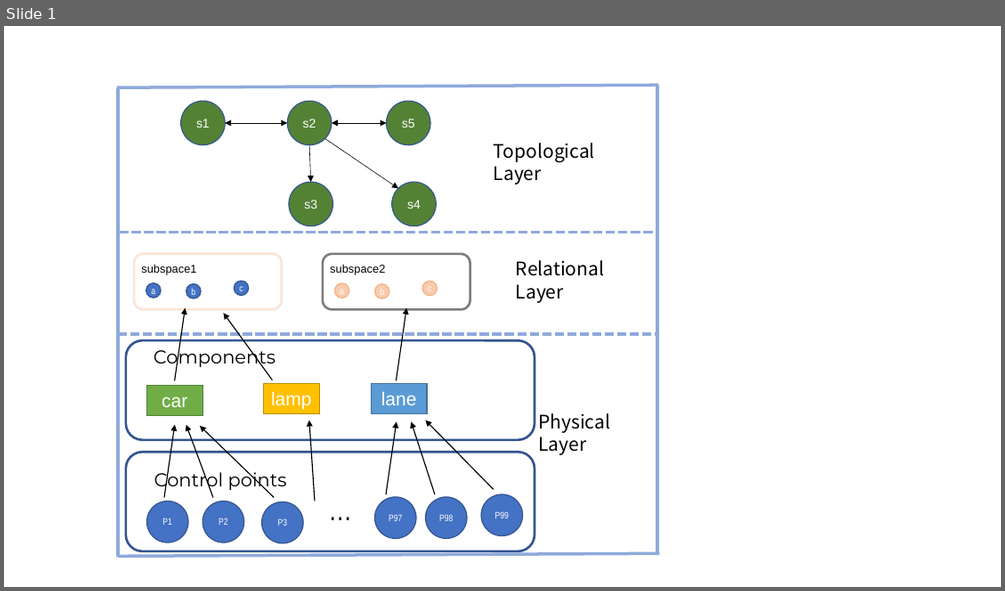
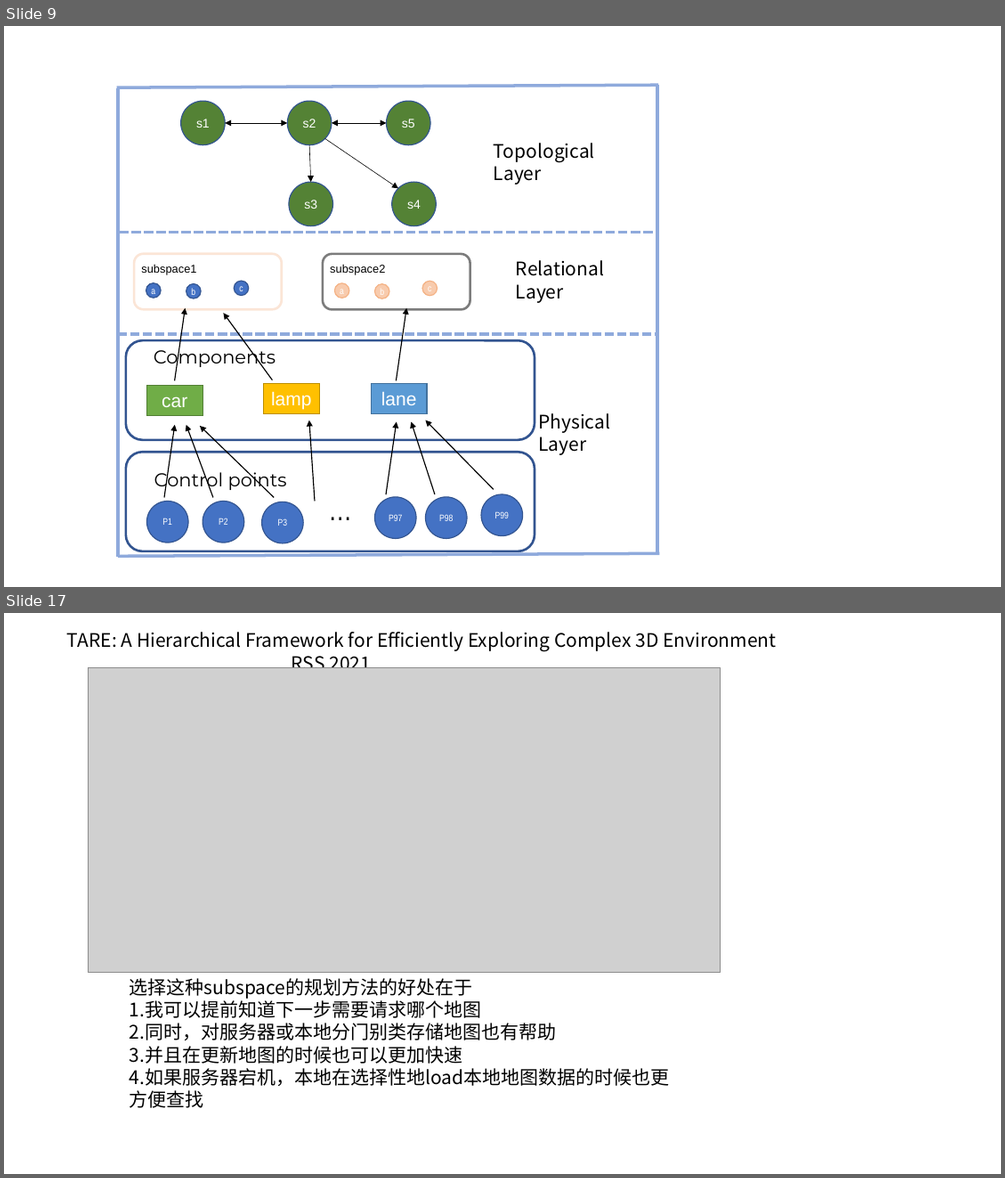
Before and after one commit to Kyrie11/hierarchicalMap, a slide deck: images.pptx. Shown one above the other, each under a label of ours: slide 1 before the commit, slides 9 and 17 after it; the slides between them are not shown. The pictures are 1005x591 and 1005x1178 pixels, drawn with LibreOffice and Linux fonts; fonts in the diff are those of the drawing; grey boxes stand for pictures. Boxes give left, top, right and bottom in pixels: in the first picture for what was removed or moved away, otherwise in the second. Text is boxed around its words. In the diff, an @@ line names an element or a change of style, - is before the commit and + after.

```diff
--- a/images.pptx
+++ b/images.pptx
@@ slide 17 added at (x1=4, y1=613, x2=1001, y2=1174), background #FFFFFF @@
@@ text added at (x1=67, y1=632, x2=776, y2=674), 18 pt, text #000000 @@
+TARE: A Hierarchical Framework for Efficiently Exploring Complex 3D Environment
+RSS 2021
@@ picture added at (x1=88, y1=667, x2=720, y2=972) @@
@@ text added at (x1=129, y1=978, x2=670, y2=1086), 18 pt, text #000000 @@
+选择这种subspace的规划方法的好处在于
+1.我可以提前知道下一步需要请求哪个地图
+2.同时，对服务器或本地分门别类存储地图也有帮助
+3.并且在更新地图的时候也可以更加快速
+4.如果服务器宕机，本地在选择性地load本地地图数据的时候也更方便查找
@@ what was slide 1 is now slide 9 @@
```
Also in this commit, not shown: 1 slide changed, 16 other slides added, 2 other files.
